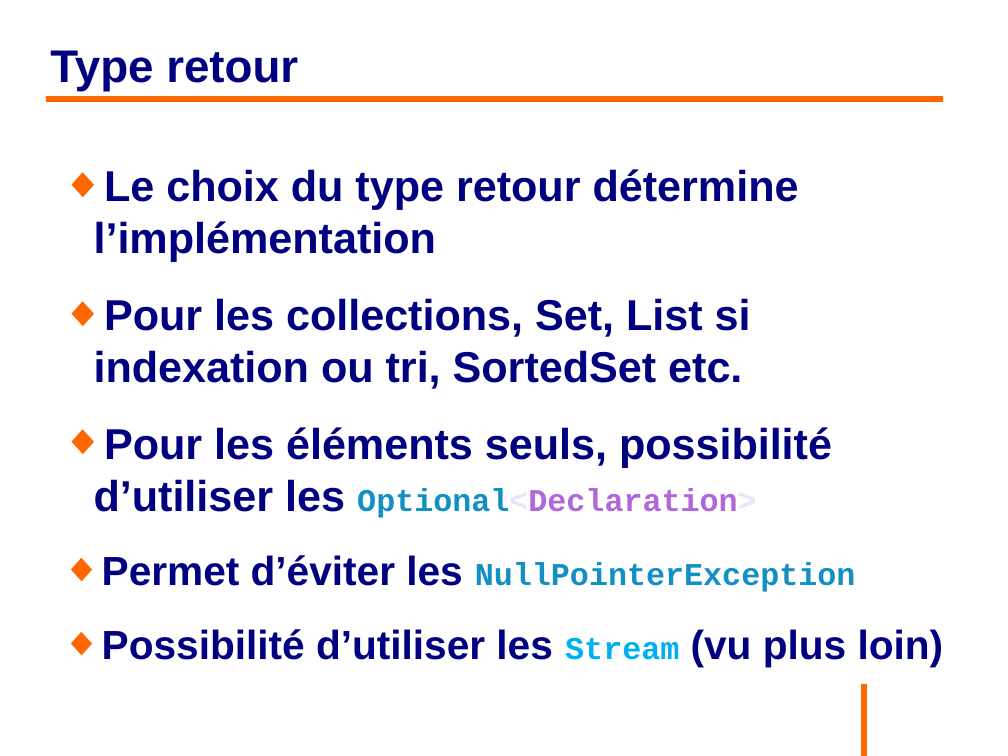
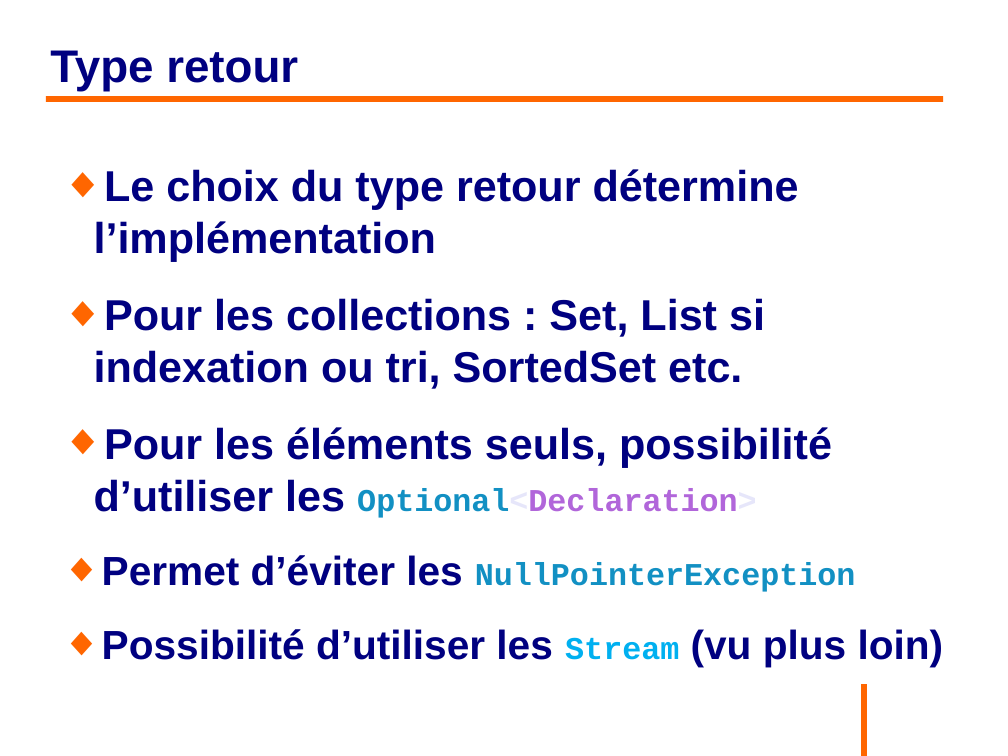
Before and after one commit to philphils/formation-hibernate-avancee, a slide deck: slide 36 of Documentation/diapo_formation_hibernate_avancee.odp. Drawn at 1008x756 pixels with LibreOffice and Linux fonts; fonts in the diff are those of the drawing; background and template pictures are left out. Boxes give left, top, right and bottom in pixels: in the first picture for what was removed or moved away, otherwise in the second. Text is boxed around its words. In the diff, an @@ line names an element or a change of style, - is before the commit and + after.

```diff
--- a/Documentation/diapo_formation_hibernate_avancee.odp
+++ b/Documentation/diapo_formation_hibernate_avancee.odp
@@ text at bbox=[94, 298, 765, 389]: text changed @@
-◆ Pour les collections, Set, List si indexation ou tri, SortedSet etc.
+◆ Pour les collections : Set, List si indexation ou tri, SortedSet etc.
```
Also in this commit, not shown: 6 other slides changed.
